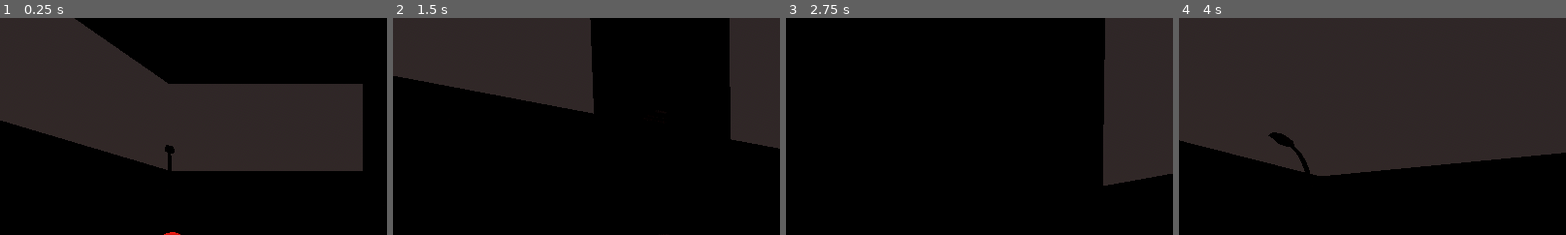
Above: before the commit, frames 1-4 (left to right).
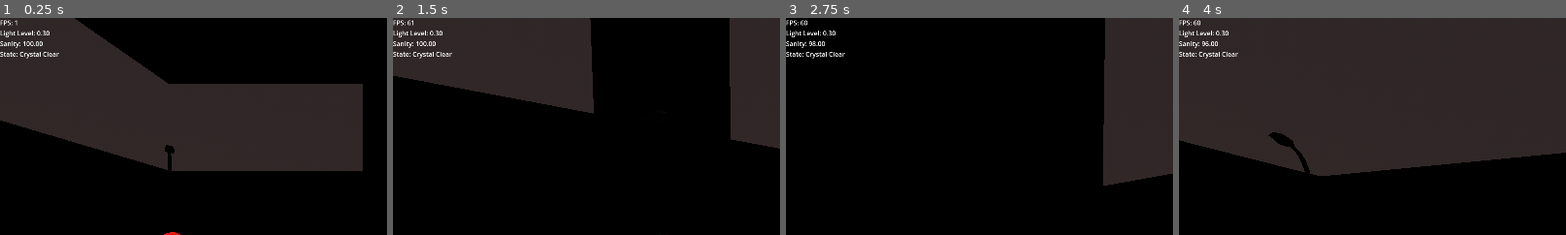
Above: after the commit, the same moments.

Repository: CrookedSmileStudios/ultimate_immersive_fps_horror
Game: Godot game, scene res://levels/sanity.tscn
Two runs of this game, one before a commit and one after it. Both use one fixed random seed, a clock stepped at 60 frames per second and the inputs below. This scene is started directly instead of the project's main scene. The engine's default icon, where the game draws it, is replaced by a stand-in: a white triangle on a blue panel in a dark square. Sound files missing from this copy of the repository are replaced by a short silence.
Inputs (mouse positions are % of the whole screen's width and height, from its top left):
- Up to frame 1 (0.25 s): no input
- Up to frame 2 (1.5 s): move the mouse to (49, 52) at 0.52 s; hold W (forward) from 0.53 s (still down); tap Space (jump) at 0.6, 0.77, 1.07 s; move the mouse to (57, 51) at 1.27 s; tap Ctrl (crouch) at 1.35 s
- Up to frame 3 (2.75 s): keep holding W (forward); tap Space (jump) at 1.52, 1.55, 1.82, 2.3 s; move the mouse to (42, 49) at 2.02 s; press the mouse at (42, 49) at 2.03 s
- Up to frame 4 (4 s): move the mouse to (51, 50) at 2.77 s; release W (forward) at 2.78 s; release the mouse at (51, 50) at 2.78 s; hold Q (lean_left) 2.78-3.53 s; right-click (51, 50) at 2.85 s; tap Space (jump) at 3.02, 3.05, 3.32, 3.77, 3.8 s; move the mouse to (46, 48) at 3.52 s; hold W (forward) from 3.53 s (still down); hold Shift (sprint) from 3.53 s (still down)
The pictures show only the part of the screen within x 0-50%, y 0-50%; the shares and areas given below are measured in that part.

The runs differ from the first frame. In frame 1, 0.5% of the frame differs, in the area x 0-16%, y 0-19%; in frame 2, 0.6%; in frame 3, 0.6%; in frame 4, 0.6%.

Commit message:
4.5 upgrade

Diff:
--- a/player/player.gd
+++ b/player/player.gd
@@ -107,7 +107,7 @@
 		if is_in_air == true: # If true, this is the first frame since landing.
 			footsteps_se.play()
 			is_in_air = false
-		if Input.is_action_just_pressed("jump"):
+		if Input.is_action_just_pressed("jump") and player_state != PlayerState.CROUCHING:
 			velocity.y = jump_velocity
 			jump_se.play()
 
--- a/player/player.tscn
+++ b/player/player.tscn
@@ -162,7 +162,6 @@
 
 [node name="Debug" type="Label" parent="GUI/ReticleLayer/Control"]
 unique_name_in_owner = true
-visible = false
 layout_mode = 0
 offset_right = 40.0
 offset_bottom = 23.0
--- a/project.godot
+++ b/project.godot
@@ -12,7 +12,7 @@
 
 config/name="Tutorial"
 run/main_scene="uid://8n8svovtgrsr"
-config/features=PackedStringArray("4.4", "Forward Plus")
+config/features=PackedStringArray("4.5", "Forward Plus")
 config/icon="res://icon.svg"
 
 [display]
